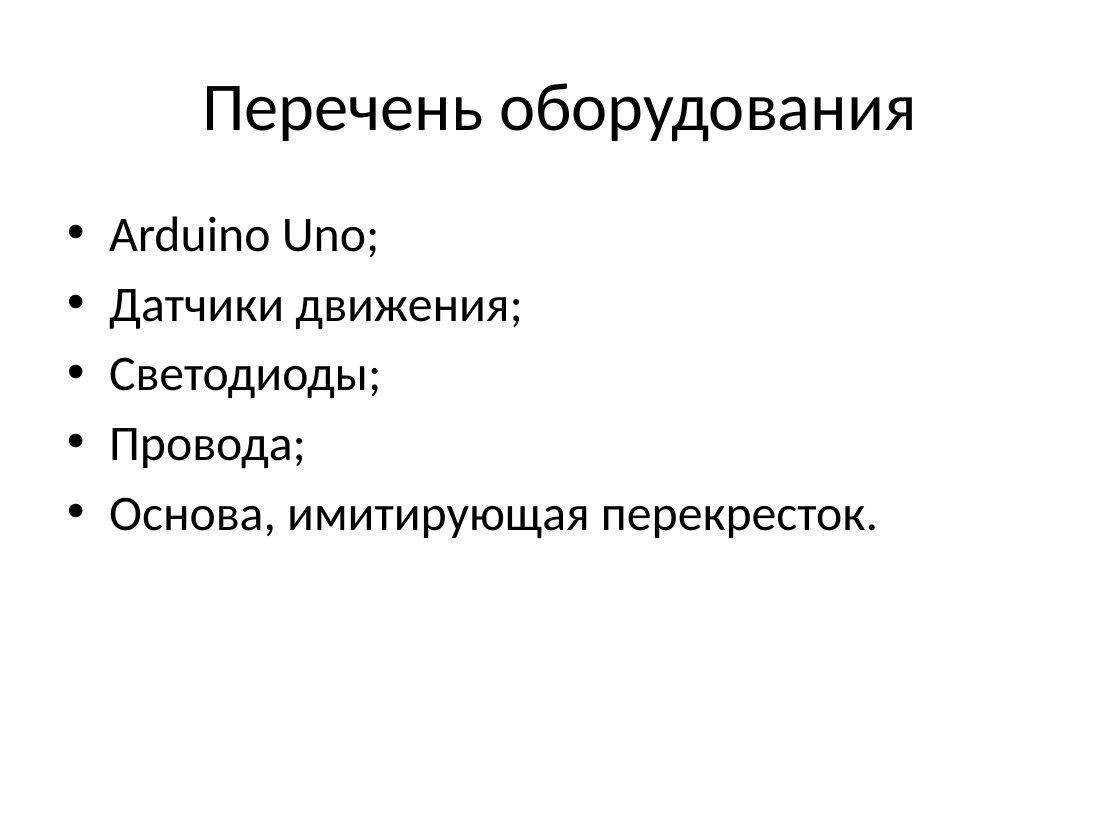
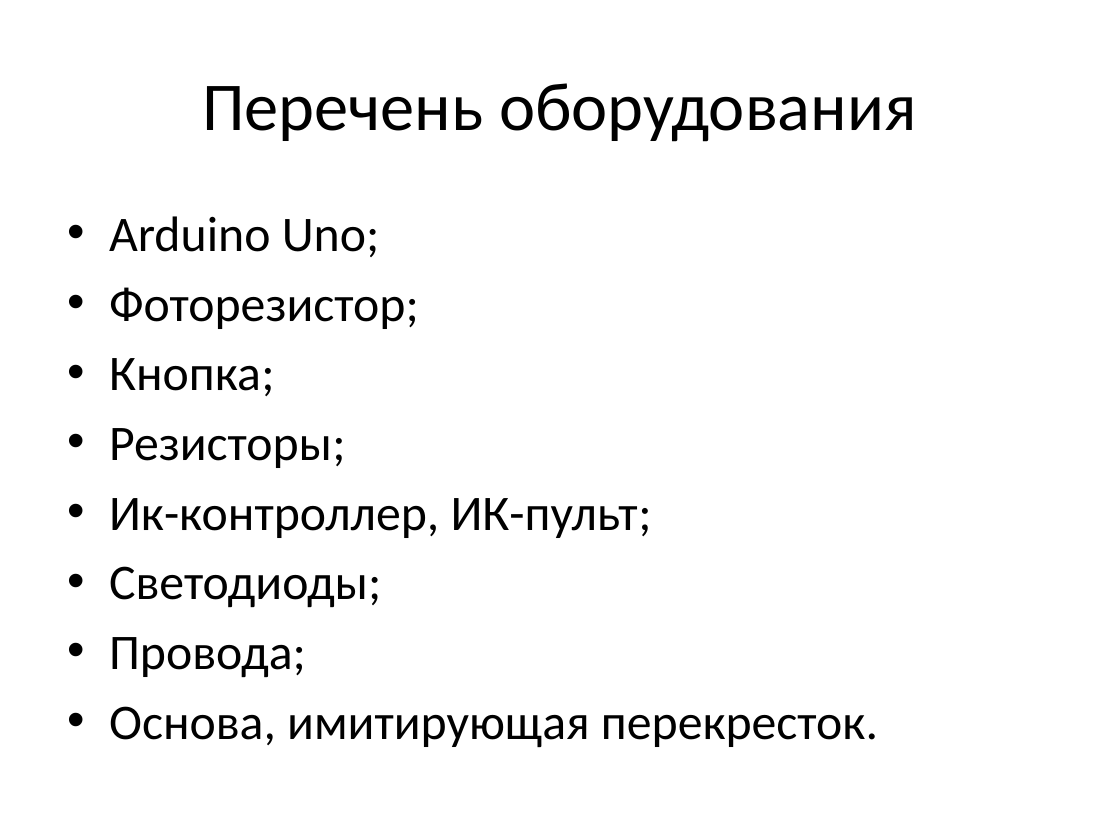
Before and after one commit to TimmmofeyD/TrafficLight, a slide deck: slide 7 of Presitation/TLPresintation.pptx (slide 8 before the commit). Drawn at 1120x840 pixels with LibreOffice and Linux fonts; fonts in the diff are those of the drawing. Boxes give left, top, right and bottom in pixels: in the first picture for what was removed or moved away, otherwise in the second. Text is boxed around its words. In the diff, an @@ line names an element or a change of style, - is before the commit and + after.

```diff
--- a/Presitation/TLPresintation.pptx
+++ b/Presitation/TLPresintation.pptx
@@ text at (109, 287, 652, 538): text changed @@
-• Датчики движения;
+• Фоторезистор;
+• Кнопка;
+• Резисторы;
+• Ик-контроллер, ИК-пульт;
```
Also in this commit, not shown: 7 other slides changed, 1 slide added, 1 slide removed.
